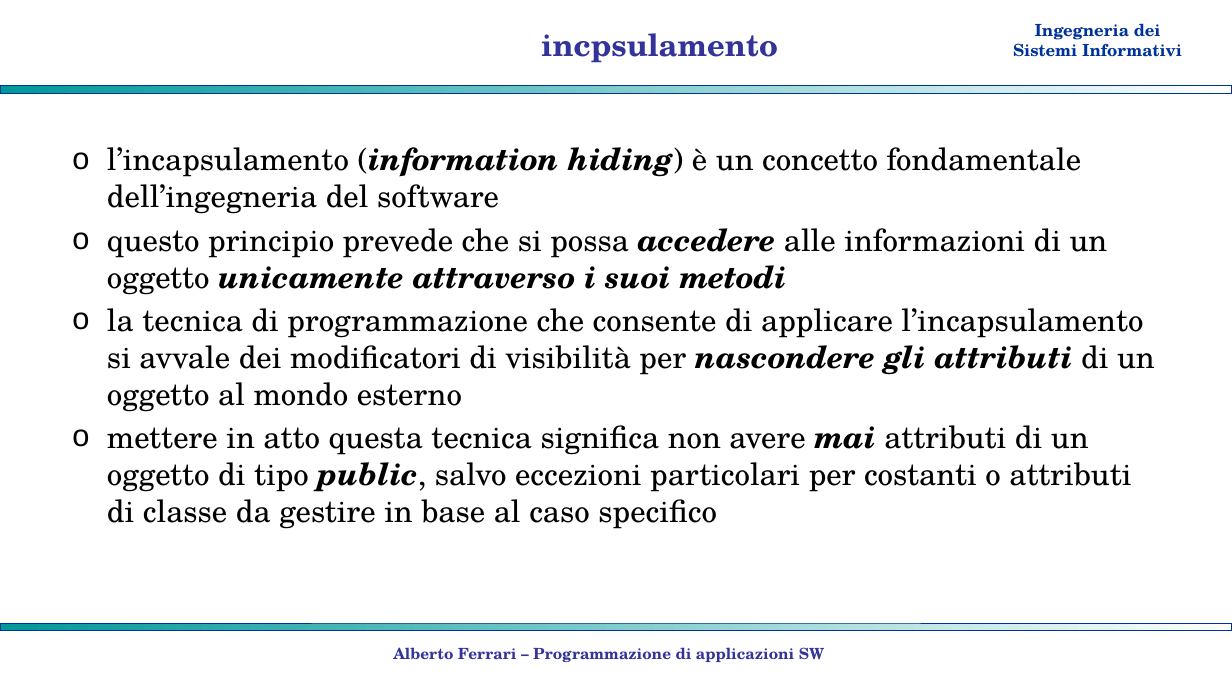
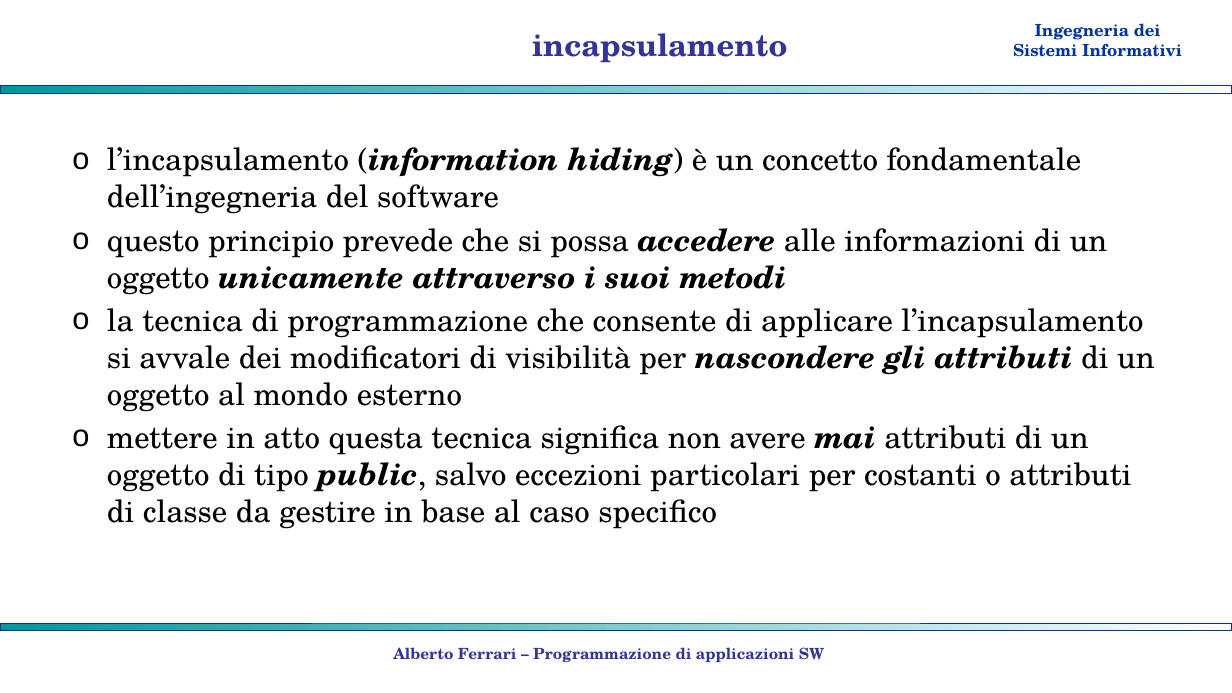
Before and after one commit to albertoferrari/pasw, a slide deck: slide 21 of lezioni/PASW04 - object oriented programming.pptx (slide 20 before the commit). Drawn at 1232x693 pixels with LibreOffice and Linux fonts; fonts in the diff are those of the drawing; background and template pictures are left out. Boxes give left, top, right and bottom in pixels: in the first picture for what was removed or moved away, otherwise in the second. Text is boxed around its words. In the diff, an @@ line names an element or a change of style, - is before the commit and + after.

```diff
--- a/lezioni/PASW04 - object oriented programming.pptx
+++ b/lezioni/PASW04 - object oriented programming.pptx
@@ title at box(532, 33, 788, 63): text changed @@
-incpsulamento
+incapsulamento
```
Also in this commit, not shown: 1 slide added, 1 other file.
